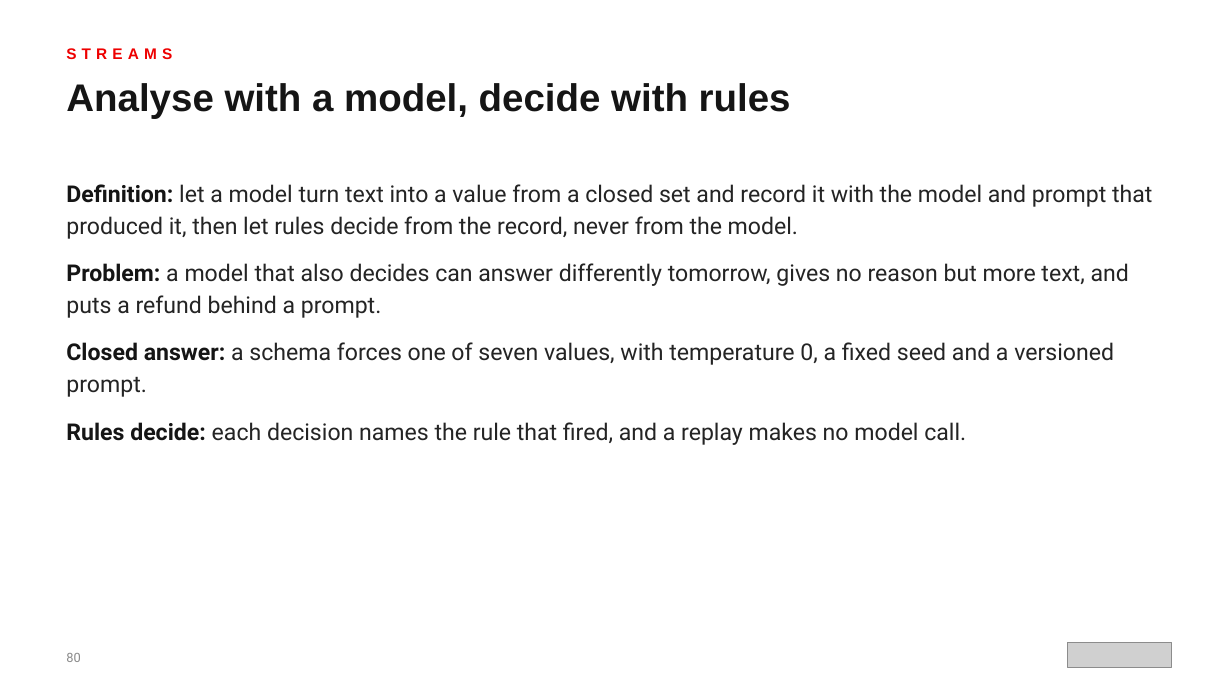
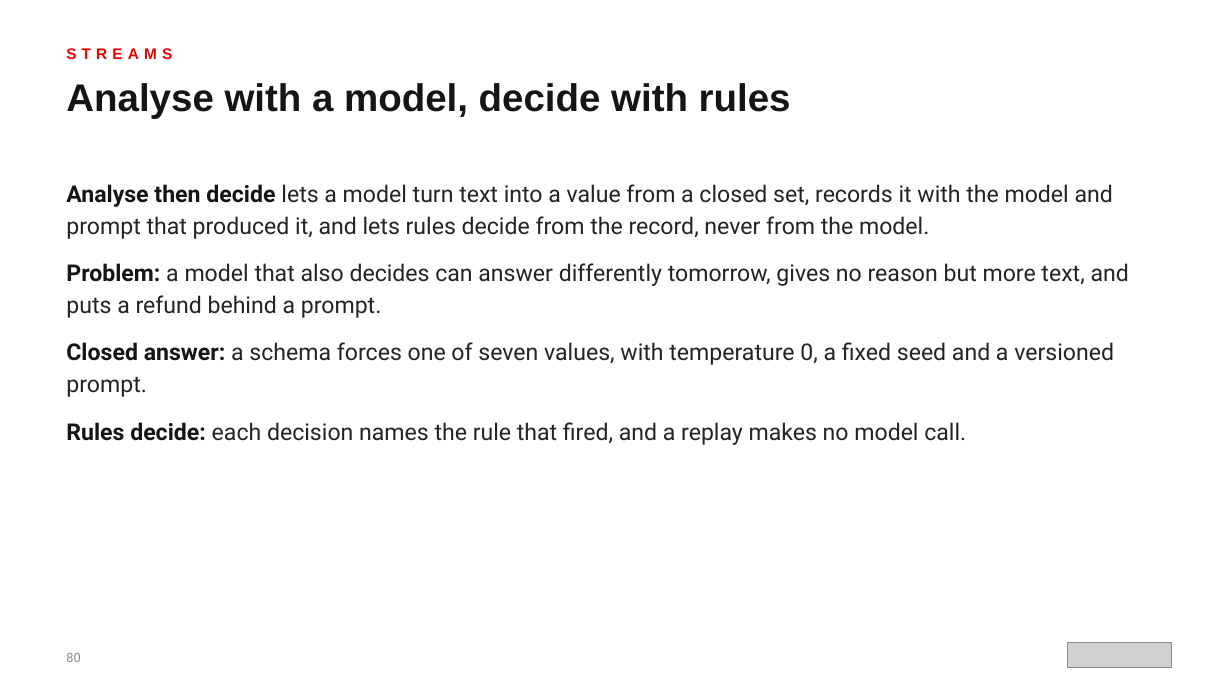
Before and after one commit to patterncatalyst/event-driven-patterns-with-quarkus-and-camel, a slide deck: slide 80 of lgtm-presentation/Event-Driven-Patterns-with-Quarkus-and-Camel.pptx. Drawn at 1232x693 pixels with LibreOffice and Linux fonts; fonts in the diff are those of the drawing; grey boxes stand for pictures. Boxes give left, top, right and bottom in pixels: in the first picture for what was removed or moved away, otherwise in the second. Text is boxed around its words. In the diff, an @@ line names an element or a change of style, - is before the commit and + after.

```diff
--- a/lgtm-presentation/Event-Driven-Patterns-with-Quarkus-and-Camel.pptx
+++ b/lgtm-presentation/Event-Driven-Patterns-with-Quarkus-and-Camel.pptx
@@ text at <box>66,184,1113,239</box>: text changed @@
-● Definition: let a model turn text into a value from a closed set and record it with the model and prompt that produced it, then let rules decide from the record, never from the model.
+● Analyse then decide lets a model turn text into a value from a closed set, records it with the model and prompt that produced it, and lets rules decide from the record, never from the model.
```
Also in this commit, not shown: 20 other slides changed, 13 other files.
